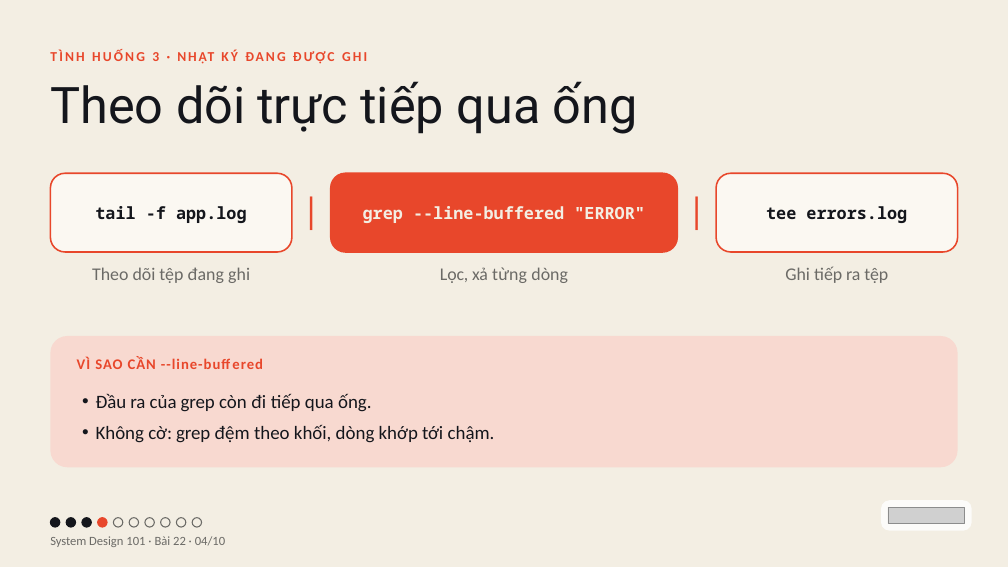
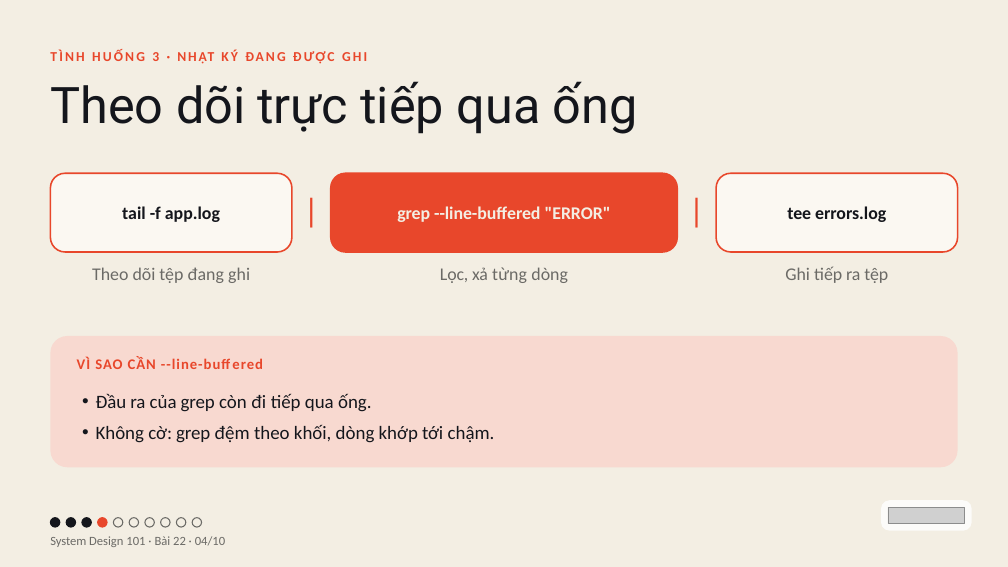
Before and after one commit to vohoailinh90/tool-marketing-studio, a slide deck: slide 4 of system-design-101/vi/lessons/sd-13-022/slides/sd-13-022.pptx. Drawn at 1008x567 pixels with LibreOffice and Linux fonts; fonts in the diff are those of the drawing; grey boxes stand for pictures. Boxes give left, top, right and bottom in pixels: in the first picture for what was removed or moved away, otherwise in the second. Text is boxed around its words. In the diff, an @@ line names an element or a change of style, - is before the commit and + after.

```diff
--- a/system-design-101/vi/lessons/sd-13-022/slides/sd-13-022.pptx
+++ b/system-design-101/vi/lessons/sd-13-022/slides/sd-13-022.pptx
@@ rounded rectangle "tail -f app.log" at bbox=[50, 173, 292, 252]: size 24 to 25.5 pt, font Noto Sans Mono to Calibri @@
@@ rounded rectangle "grep --line-buffered "ERROR"" at bbox=[331, 173, 677, 252]: size 24 to 25.5 pt, font Noto Sans Mono to Calibri; letter spacing 0 to -0.2 pt in "grep"; letter spacing 0 to -0.1 pt in "--line-buffered "ERROR"" @@
@@ rounded rectangle "tee errors.log" at bbox=[716, 173, 958, 252]: size 24 to 25.5 pt, font Noto Sans Mono to Calibri, letter spacing 0 to -0.1 pt @@
@@ text "|" at bbox=[292, 189, 331, 236]: font Noto Sans Mono to Calibri, letter spacing 0.1 to 0 pt @@
@@ text "|" at bbox=[677, 189, 716, 236]: font Noto Sans Mono to Calibri, letter spacing 0.1 to 0 pt @@
```
Also in this commit, not shown: 5 other slides changed, 3 other files.
